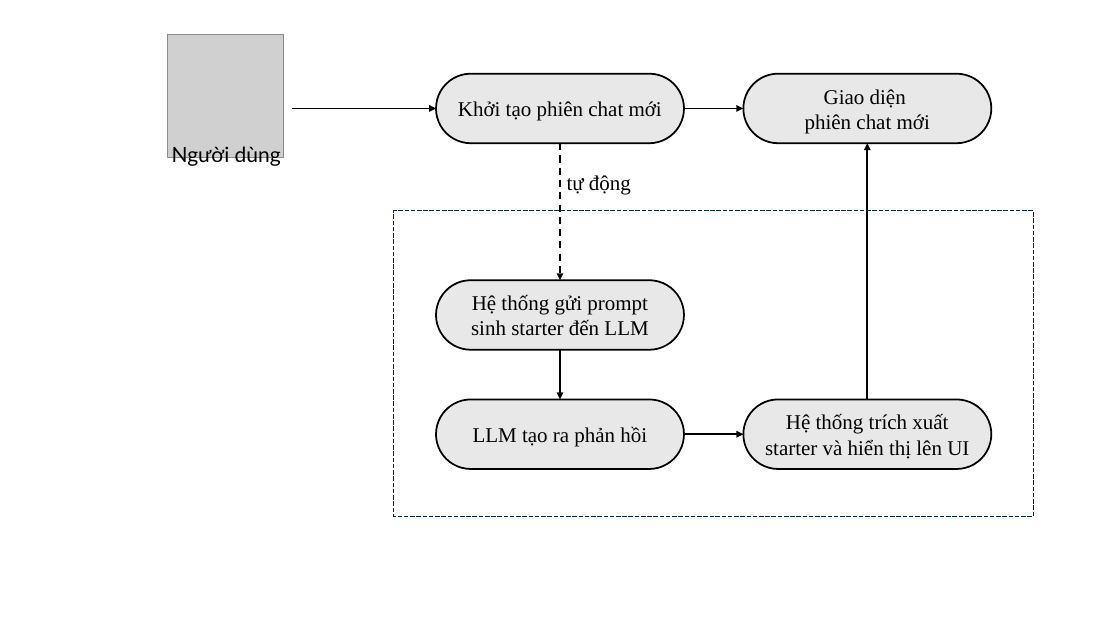
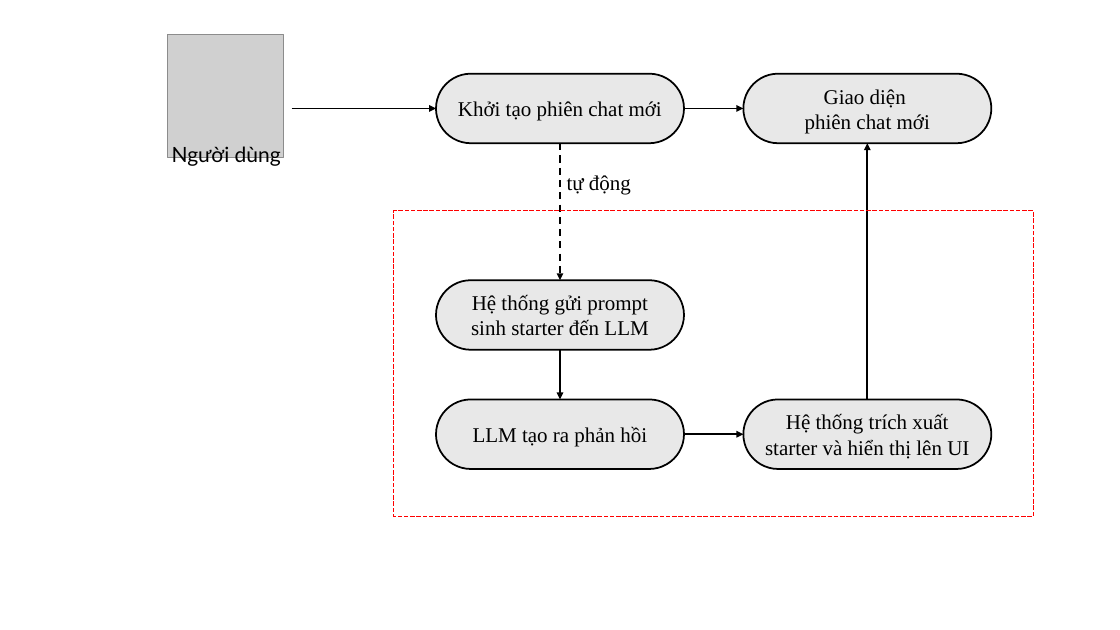
Before and after one commit to ngovanuc/Vietnamese_History_Chatbot, a slide deck: slide 14 of documents/hinh_ve_trong_cao_cao_do_an.pptx (slide 13 before the commit). Drawn at 1120x630 pixels with LibreOffice and Linux fonts; fonts in the diff are those of the drawing; grey boxes stand for pictures. Boxes give left, top, right and bottom in pixels: in the first picture for what was removed or moved away, otherwise in the second. Text is boxed around its words. In the diff, an @@ line names an element or a change of style, - is before the commit and + after.

```diff
--- a/documents/hinh_ve_trong_cao_cao_do_an.pptx
+++ b/documents/hinh_ve_trong_cao_cao_do_an.pptx
@@ rectangle at bbox=[394, 211, 1034, 516]: outline #092A39 0.75 pt dashed to #FF0000 0.75 pt dashed @@
```
Also in this commit, not shown: 5 other slides changed, 1 slide added, 1 other file.
